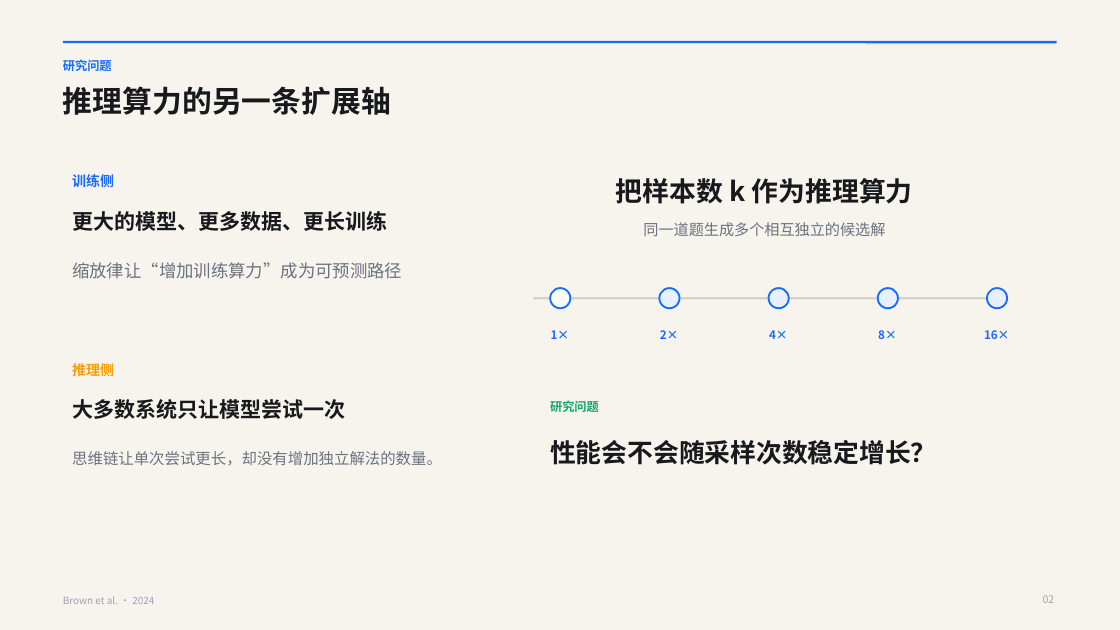
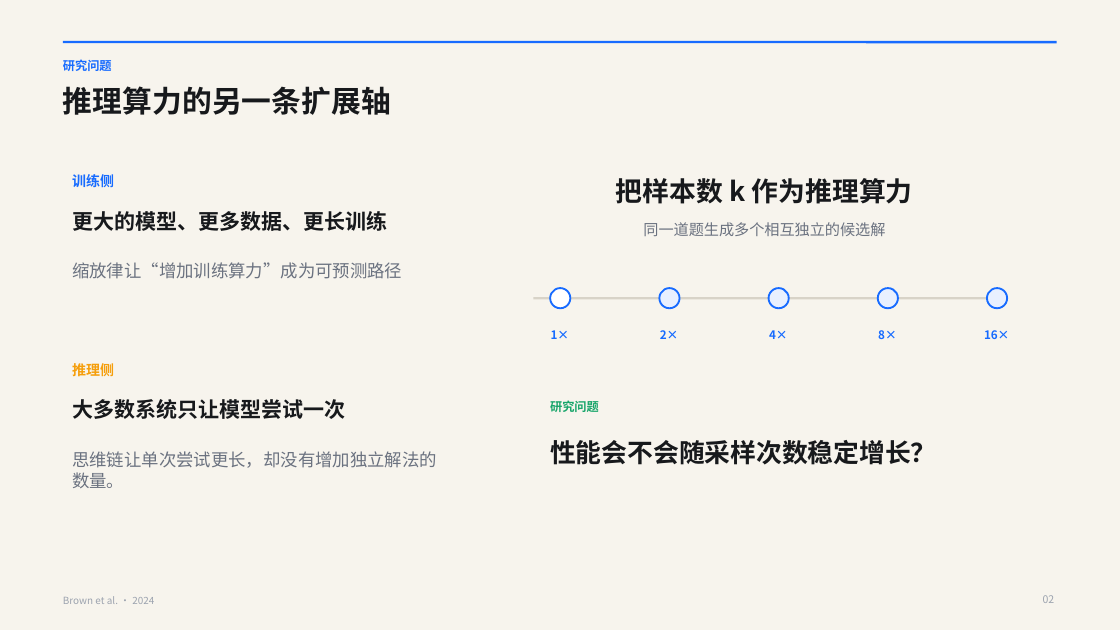
Before and after one commit to hz1957/paper-decks, a slide deck: slide 2 of Agent/large-language-monkeys/large-language-monkeys.pptx. Drawn at 1120x630 pixels with LibreOffice and Linux fonts; fonts in the diff are those of the drawing. Boxes give left, top, right and bottom in pixels: in the first picture for what was removed or moved away, otherwise in the second. Text is boxed around its words. In the diff, an @@ line names an element or a change of style, - is before the commit and + after.

```diff
--- a/Agent/large-language-monkeys/large-language-monkeys.pptx
+++ b/Agent/large-language-monkeys/large-language-monkeys.pptx
@@ text "思维链让单次尝试更长，却没有增加独立解法的数量。" at [72,451,437,488]: size 13.1 to 15 pt @@
```
Also in this commit, not shown: 7 other slides changed, 8 slides added, 27 other files.
